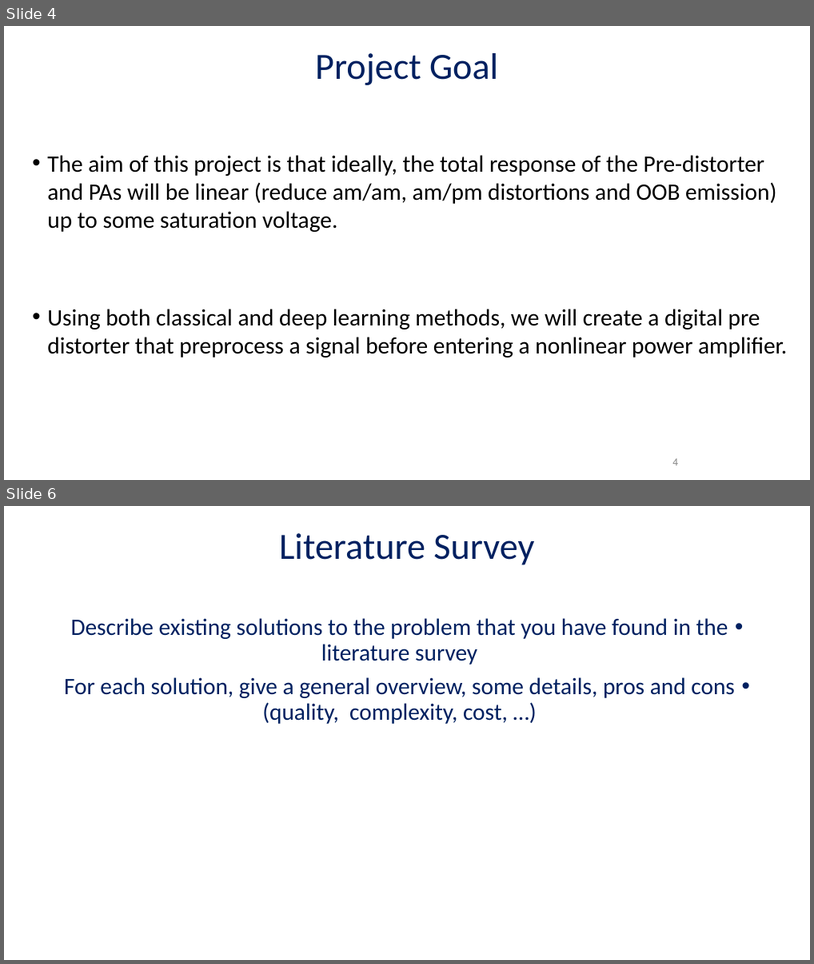
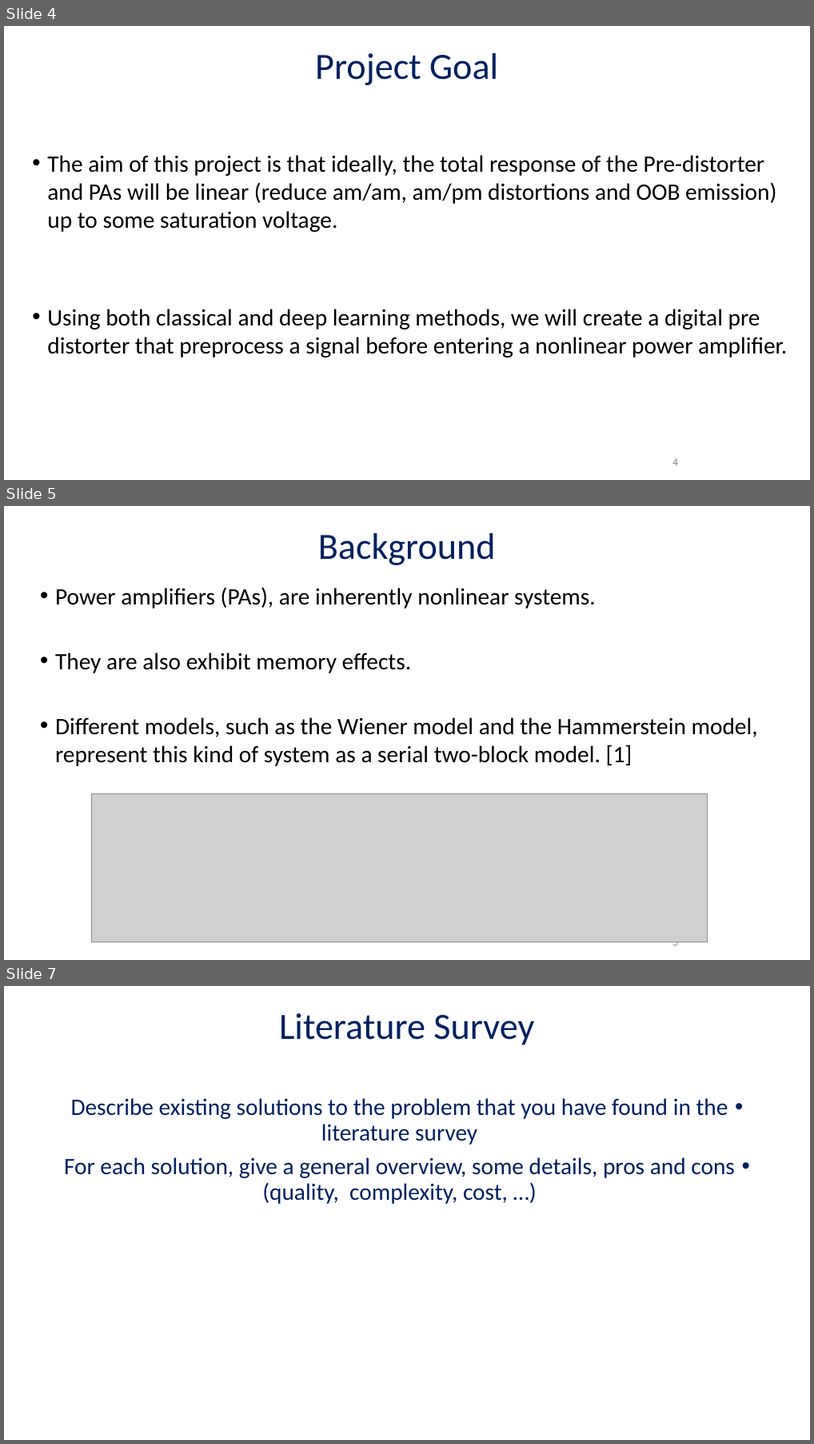
Before and after one commit to AdirCN/DPD, a slide deck: documents/Final Presentation.pptx. Shown one above the other, each under a label of ours: slides 4 and 6 before the commit, slides 4, 5 and 7 after it; the slides between them are not shown. The pictures are 814x964 and 814x1444 pixels, drawn with LibreOffice and Linux fonts; fonts in the diff are those of the drawing; grey boxes stand for pictures. Boxes give left, top, right and bottom in pixels: in the first picture for what was removed or moved away, otherwise in the second. Text is boxed around its words. In the diff, an @@ line names an element or a change of style, - is before the commit and + after.

```diff
--- a/documents/Final Presentation.pptx
+++ b/documents/Final Presentation.pptx
@@ slide 5 added at (x1=4, y1=506, x2=810, y2=960), background #FFFFFF @@
@@ text added at (x1=318, y1=533, x2=496, y2=565), 44 pt, text #002060 @@
+Background
@@ text added at (x1=55, y1=587, x2=758, y2=766), 28 pt, text #000000 @@
+  • Power amplifiers (PAs), are inherently nonlinear systems.
+  • They are also exhibit memory effects.
+  • Different models, such as the Wiener model and the Hammerstein model, represent this kind of system as a serial two-block model. [1]
@@ picture added at (x1=91, y1=793, x2=708, y2=941) @@
@@ page number added at (x1=673, y1=941, x2=678, y2=948), 12 pt, text #8C8C8C @@
+5
@@ what was slide 6 is now slide 7 @@
```
Also in this commit, not shown: 7 slides changed, 26 other slides added, 5 slides removed, 1 other file.
